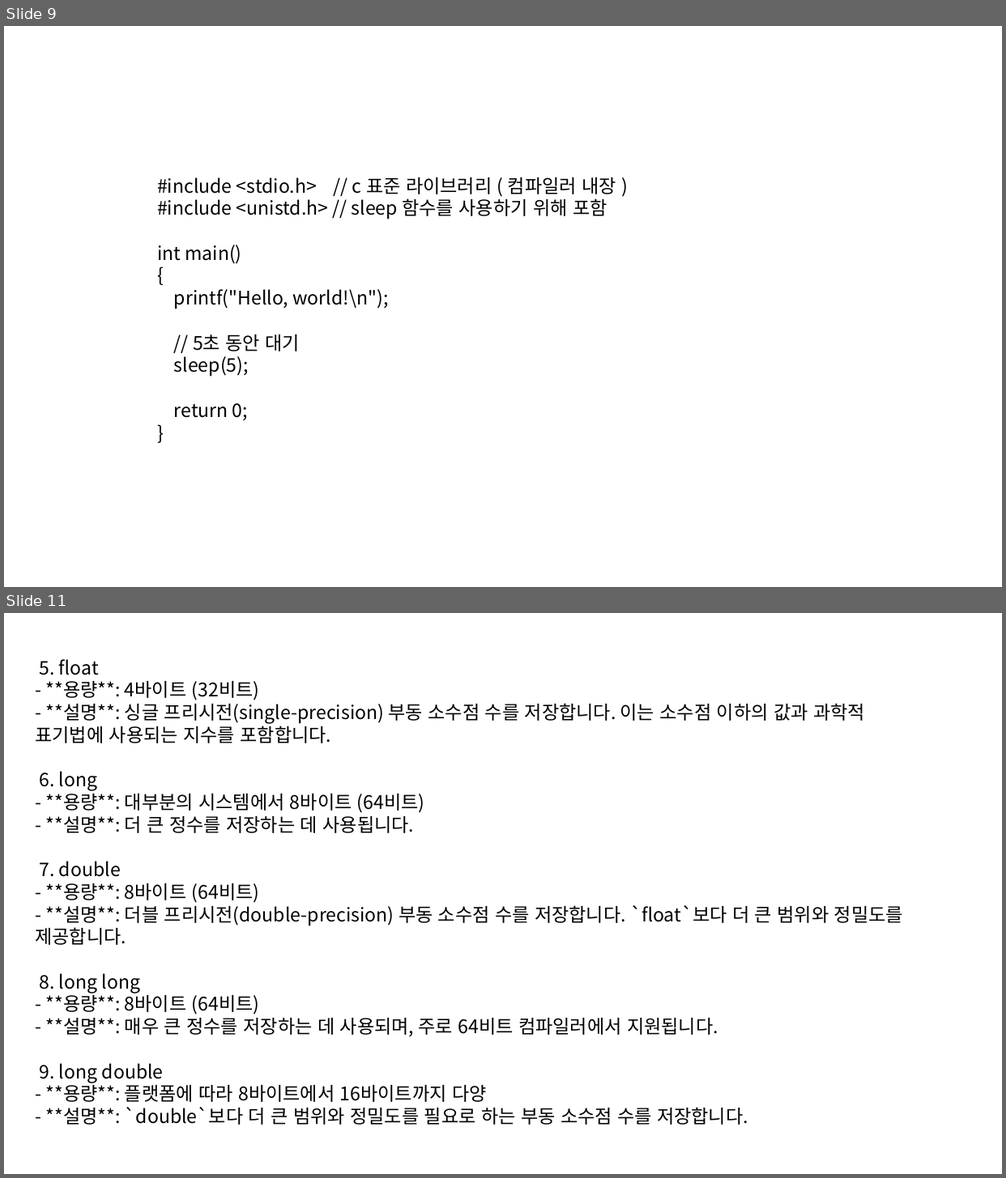
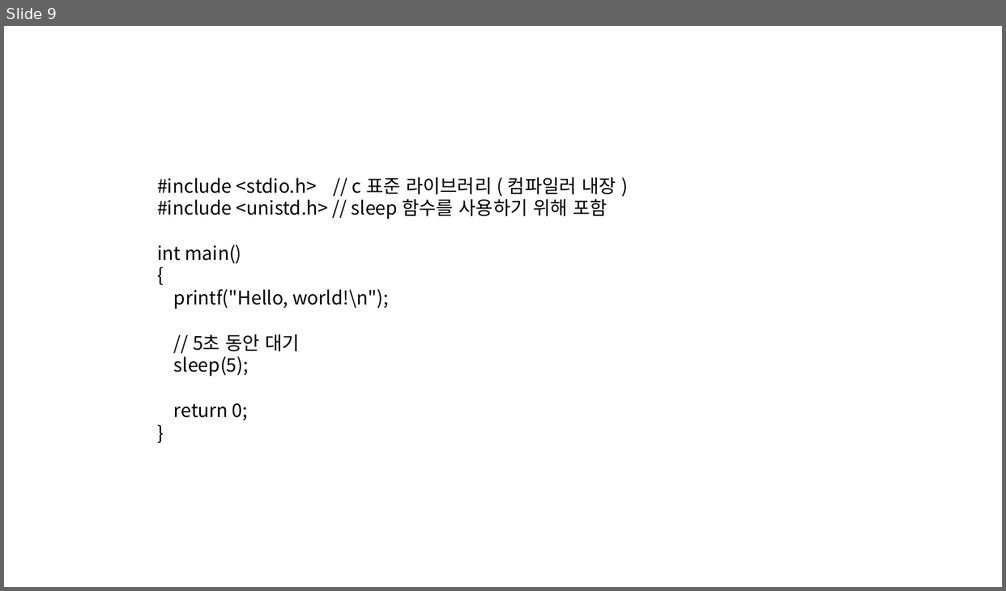
Before and after one commit to Pacman18/SantaClass, a slide deck: Week_1.pptx. Shown one above the other, each under a label of ours: slides 9 and 11 before the commit, slide 9 after it; the slides between them are not shown. The pictures are 1006x1178 and 1006x591 pixels, drawn with LibreOffice and Linux fonts; fonts in the diff are those of the drawing. Boxes give left, top, right and bottom in pixels: in the first picture for what was removed or moved away, otherwise in the second. Text is boxed around its words. In the diff, an @@ line names an element or a change of style, - is before the commit and + after.

```diff
--- a/Week_1.pptx
+++ b/Week_1.pptx
@@ slide 11 removed at [4, 613, 1002, 1174], background #FFFFFF @@
@@ text removed at [35, 659, 903, 1125] @@
-5. float
-- **용량**: 4바이트 (32비트)
-- **설명**: 싱글 프리시전(single-precision) 부동 소수점 수를 저장합니다. 이는 소수점 이하의 값과 과학적 표기법에 사용되는 지수를 포함합니다.
-6. long
-- **용량**: 대부분의 시스템에서 8바이트 (64비트)
-- **설명**: 더 큰 정수를 저장하는 데 사용됩니다.
-7. double
-- **용량**: 8바이트 (64비트)
-- **설명**: 더블 프리시전(double-precision) 부동 소수점 수를 저장합니다. `float`보다 더 큰 범위와 정밀도를 제공합니다.
-8. long long
-- **용량**: 8바이트 (64비트)
-- **설명**: 매우 큰 정수를 저장하는 데 사용되며, 주로 64비트 컴파일러에서 지원됩니다.
-9. long double
-- **용량**: 플랫폼에 따라 8바이트에서 16바이트까지 다양
-- **설명**: `double`보다 더 큰 범위와 정밀도를 필요로 하는 부동 소수점 수를 저장합니다.
```
Also in this commit, not shown: 2 slides added, 1 other slide removed.
